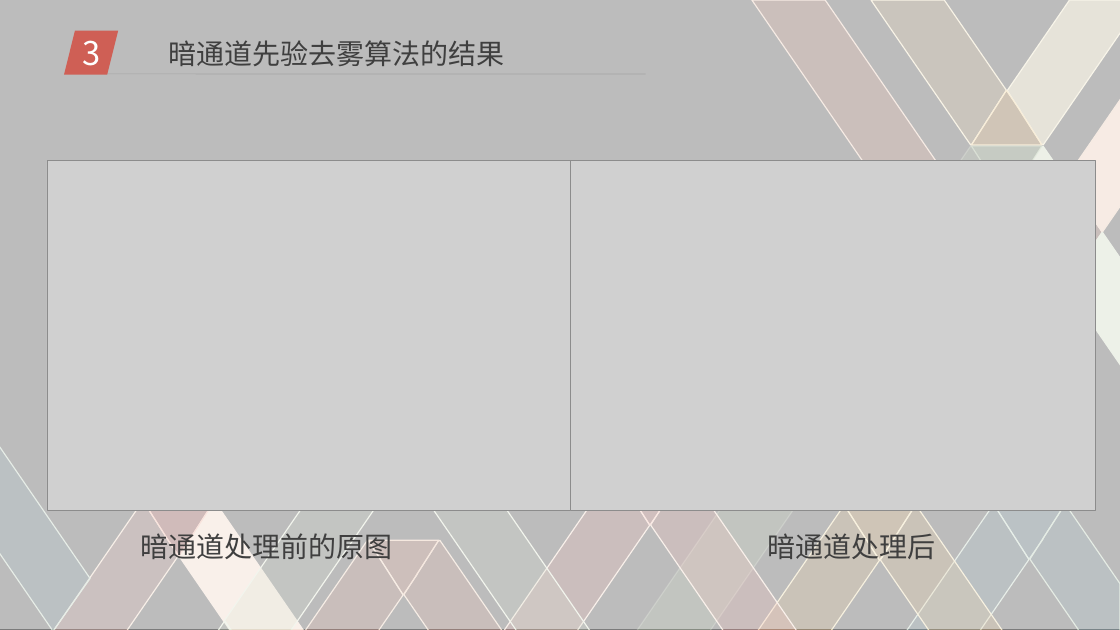
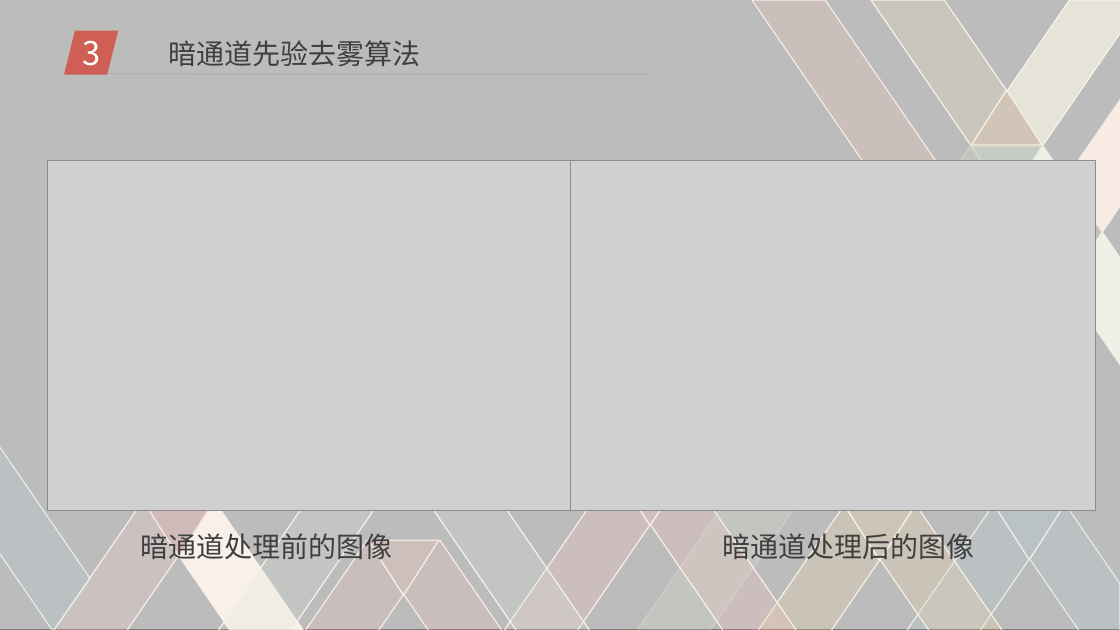
Before and after one commit to DigitalMedia2017-20/Mid-term, a slide deck: slide 12 of pre.ppt (slide 11 before the commit). Drawn at 1120x630 pixels with LibreOffice and Linux fonts; fonts in the diff are those of the drawing; grey boxes stand for pictures; background and template pictures are left out. Boxes give left, top, right and bottom in pixels: in the first picture for what was removed or moved away, otherwise in the second. Text is boxed around its words. In the diff, an @@ line names an element or a change of style, - is before the commit and + after.

```diff
--- a/pre.ppt
+++ b/pre.ppt
@@ text at box(168, 40, 420, 66): text changed @@
-暗通道先验去雾算法的结果
+暗通道先验去雾算法
@@ text at box(141, 529, 393, 565): text changed @@
-暗通道处理前的原图
+暗通道处理前的图像
@@ text at box(722, 529, 974, 565): text changed @@
-暗通道处理后
+暗通道处理后的图像
```
Also in this commit, not shown: 9 other slides changed, 3 slides added.
